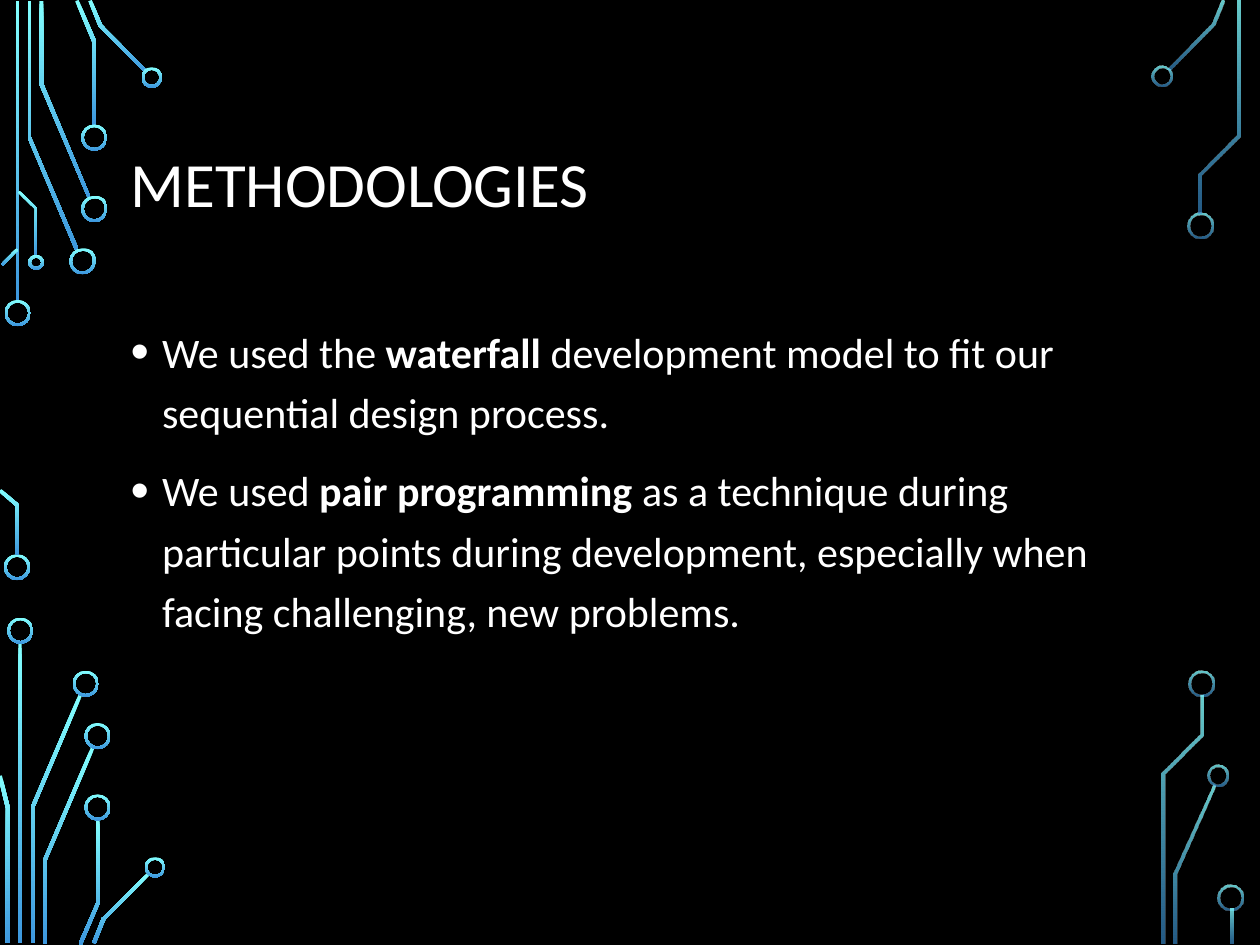
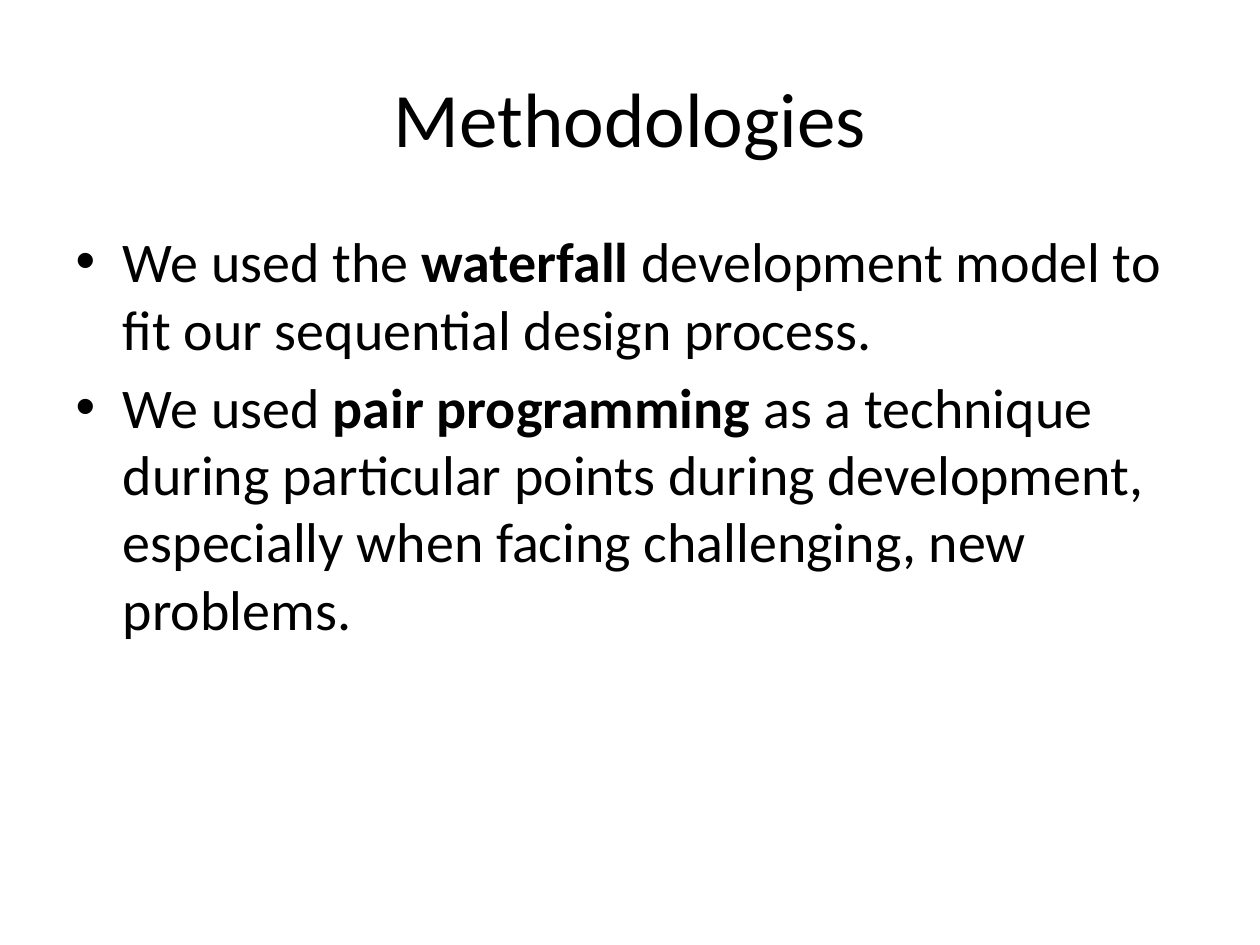
Before and after one commit to sperry94/ANST_Project, a slide deck: slide 11 of AOT2ProjectPresentation.pptx (slide 9 before the commit). Drawn at 1260x945 pixels with LibreOffice and Linux fonts; fonts in the diff are those of the drawing; background and template pictures are left out. Boxes give left, top, right and bottom in pixels: in the first picture for what was removed or moved away, otherwise in the second. Text is boxed around its words. In the diff, an @@ line names an element or a change of style, - is before the commit and + after.

```diff
--- a/AOT2ProjectPresentation.pptx
+++ b/AOT2ProjectPresentation.pptx
@@ background picture (left out) to #FFFFFF @@
@@ title at (x1=394, y1=93, x2=866, y2=161): text changed; size 36 to 44 pt; text colour #FFFFFF to #000000 @@
-METHODOLOGIES
+Methodologies
@@ text "We used the waterfall development ..." moved from (x1=162, y1=338, x2=1088, y2=635) to (x1=123, y1=242, x2=1161, y2=639) @@
@@ text "We used the waterfall development ..." at (x1=123, y1=242, x2=1161, y2=639): size 24 to 32 pt, text colour #FFFFFF to #000000; indent changed; line spacing 1.2 to 1; less space between paragraphs @@
@@ group removed at (x1=0, y1=0, x2=1244, y2=945): 33 freeform shapes, 3 rectangles @@
```
Also in this commit, not shown: 10 other slides changed, 2 slides added.
